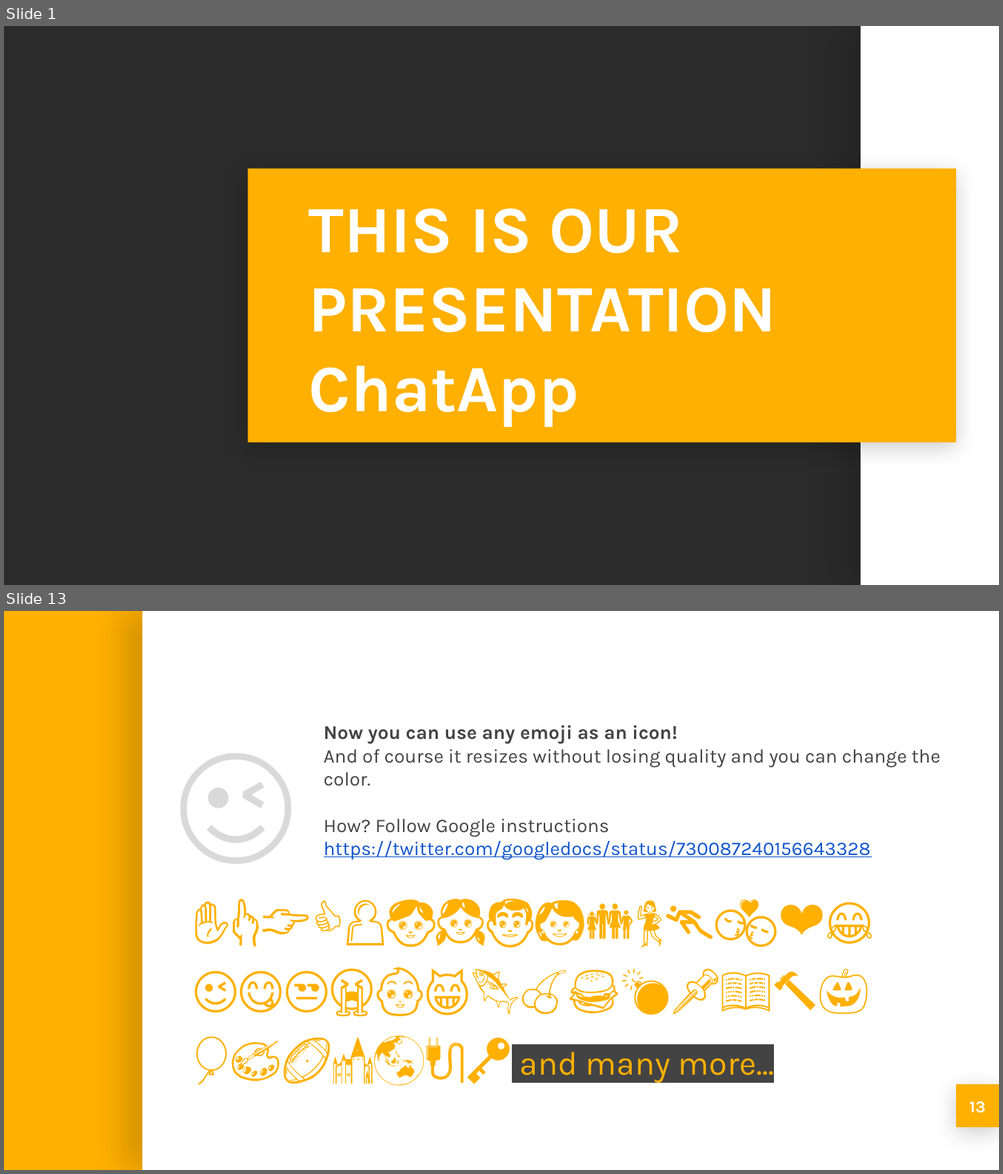
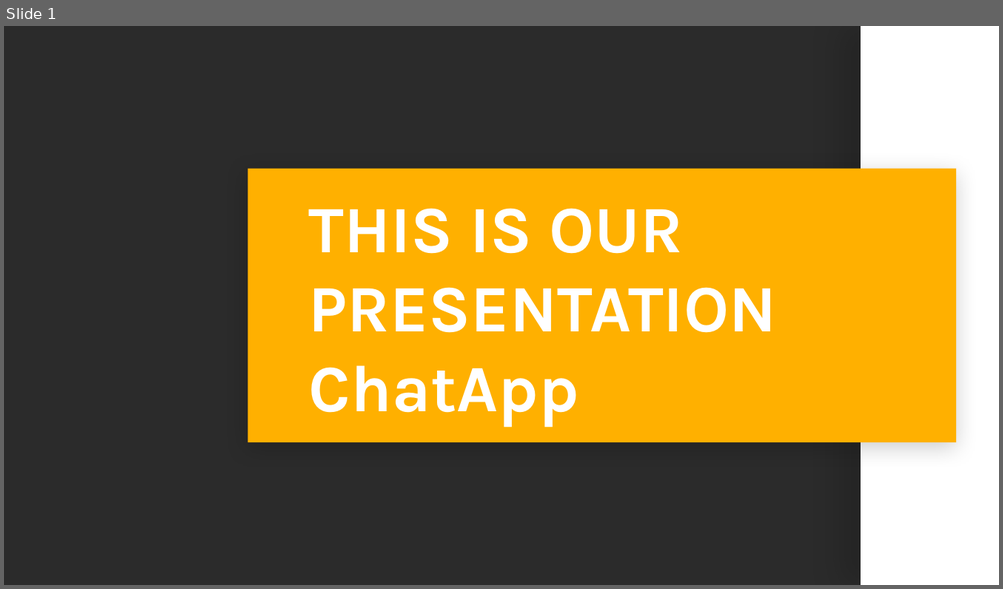
Before and after one commit to iphearum/G1ChatApp, a slide deck: ChatApp.pptx. Shown one above the other, each under a label of ours: slides 1 and 13 before the commit, slide 1 after it; the slides between them are not shown. The pictures are 1003x1174 and 1003x589 pixels, drawn with LibreOffice and Linux fonts; fonts in the diff are those of the drawing; background and template pictures are left out; a plain dark background stands for a picture behind light text. Boxes give left, top, right and bottom in pixels: in the first picture for what was removed or moved away, otherwise in the second. Text is boxed around its words. In the diff, an @@ line names an element or a change of style, - is before the commit and + after.

```diff
--- a/ChatApp.pptx
+++ b/ChatApp.pptx
@@ slide 13 removed at [4, 611, 999, 1170], background #FFB000 @@
@@ rectangle removed at [142, 611, 999, 1170] @@
@@ text removed at [157, 723, 314, 865] @@
-😉
@@ text removed at [324, 725, 940, 860] @@
-Now you can use any emoji as an icon!
-And of course it resizes without losing quality and you can change the color.
-How? Follow Google instructions https://twitter.com/googledocs/status/730087240156643328
@@ text removed at [520, 1045, 774, 1083] @@
-✋👆👉👍👤👦👧👨👩👪💃🏃💑❤😂😉😋😒😭👶😸🐟🍒🍔💣📌📖🔨🎃🎈🎨🏈🏰🌏🔌🔑 and many more...
@@ rectangle removed at [956, 1085, 999, 1128] @@
@@ page number removed at [969, 1102, 985, 1113] @@
-13
```
Also in this commit, not shown: 4 slides changed, 5 slides added, 7 other slides removed, 31 other files.
